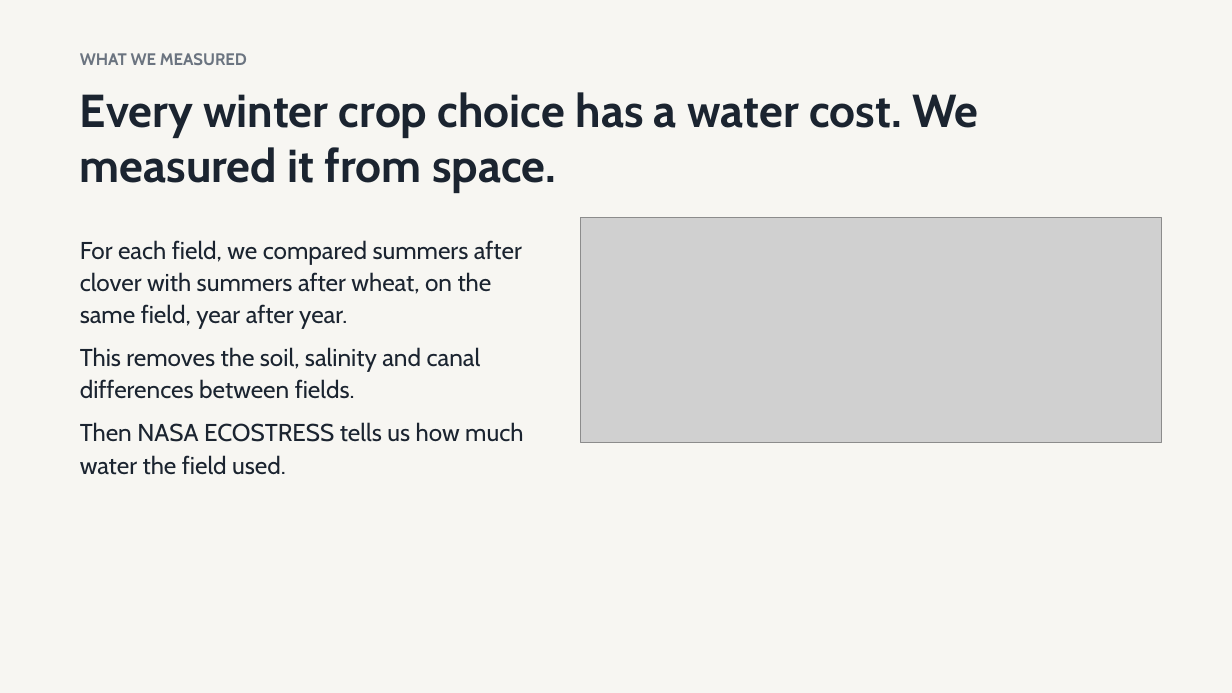
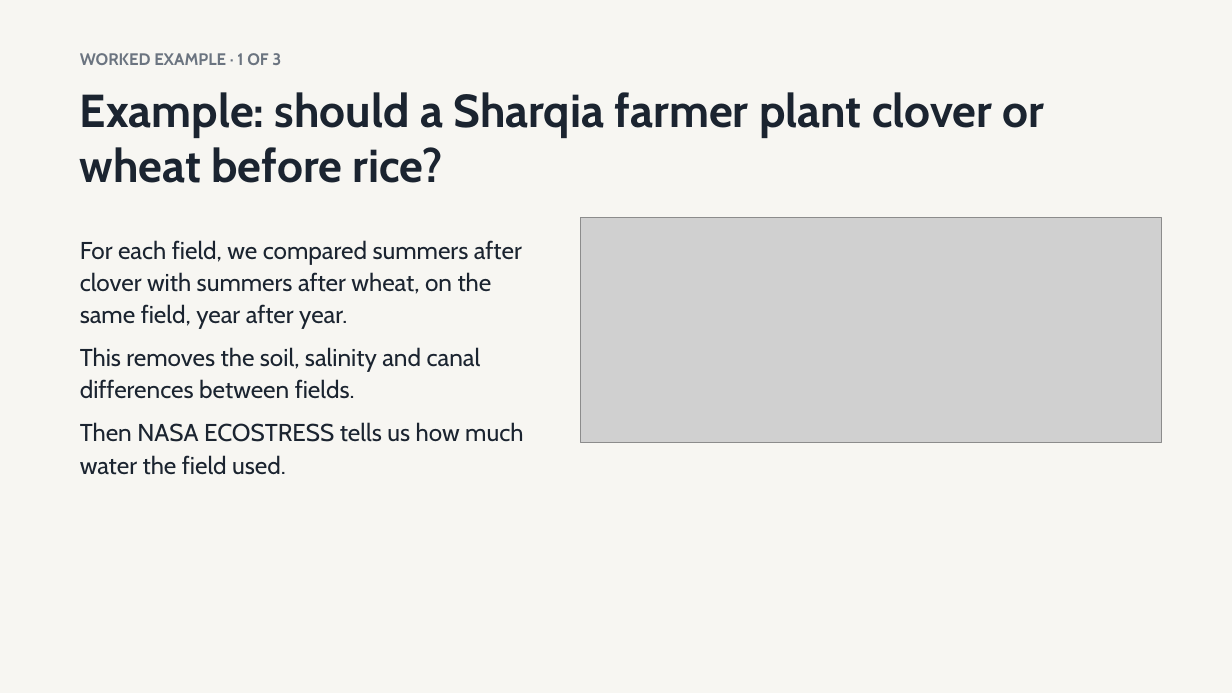
Before and after one commit to ManuelGamal/hail-mary-fieldshift, a slide deck: slide 4 of docs/submission/deck_water.pptx. Drawn at 1232x693 pixels with LibreOffice and Linux fonts; fonts in the diff are those of the drawing; grey boxes stand for pictures. Boxes give left, top, right and bottom in pixels: in the first picture for what was removed or moved away, otherwise in the second. Text is boxed around its words. In the diff, an @@ line names an element or a change of style, - is before the commit and + after.

Commit message:
Label the water study as the tool's worked example (slides 4-6, form)

```diff
--- a/docs/submission/deck_water.pptx
+++ b/docs/submission/deck_water.pptx
@@ text at [80, 53, 281, 65]: text changed @@
-WHAT WE MEASURED
+WORKED EXAMPLE · 1 OF 3
@@ text at [80, 92, 1045, 183]: text changed @@
-Every winter crop choice has a water cost. We measured it from space.
+Example: should a Sharqia farmer plant clover or wheat before rice?
```
Also in this commit, not shown: 2 other slides changed, 3 other files.
